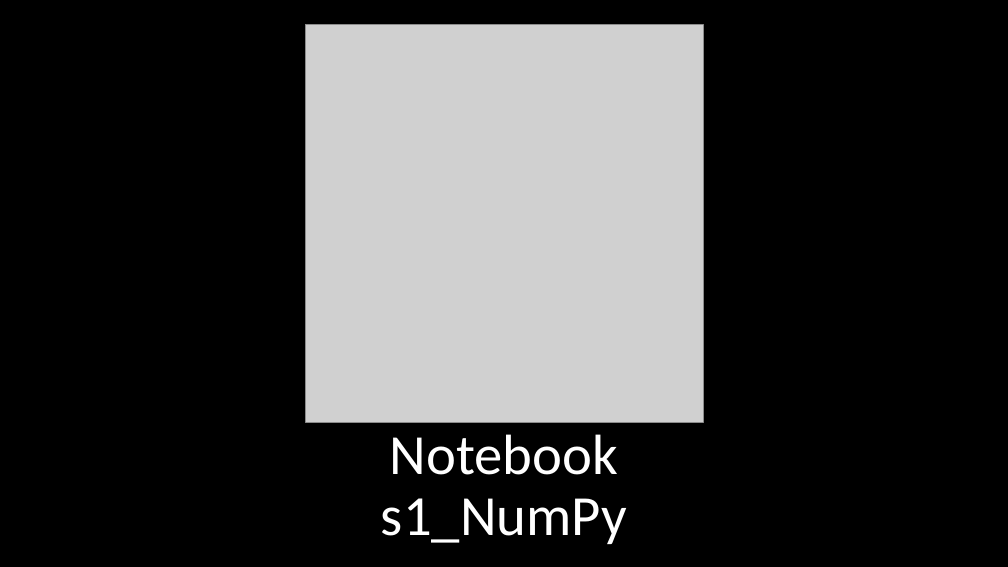
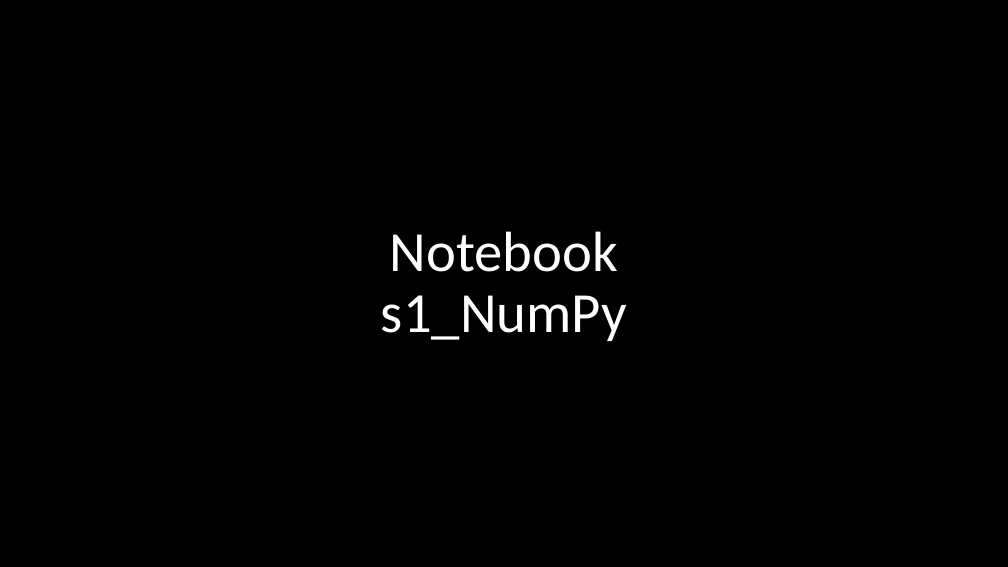
Before and after one commit to Kasia-hue/AI-DS, a slide deck: slide 17 of s1/1_meeting.pptx (slide 14 before the commit). Drawn at 1008x567 pixels with LibreOffice and Linux fonts; fonts in the diff are those of the drawing; grey boxes stand for pictures. Boxes give left, top, right and bottom in pixels: in the first picture for what was removed or moved away, otherwise in the second. Text is boxed around its words. In the diff, an @@ line names an element or a change of style, - is before the commit and + after.

Commit message:
s5 jupyter notebooks files

```diff
--- a/s1/1_meeting.pptx
+++ b/s1/1_meeting.pptx
@@ picture removed at (305, 24, 702, 422) @@
@@ title "Notebook s1_NumPy": place and size @@
-title "Notebook s1_NumPy" at (381, 434, 627, 544)
+title "Notebook s1_NumPy" at (381, 231, 627, 341)
```
Also in this commit, not shown: 1 other slide changed, 3 slides added, 2 other files.
